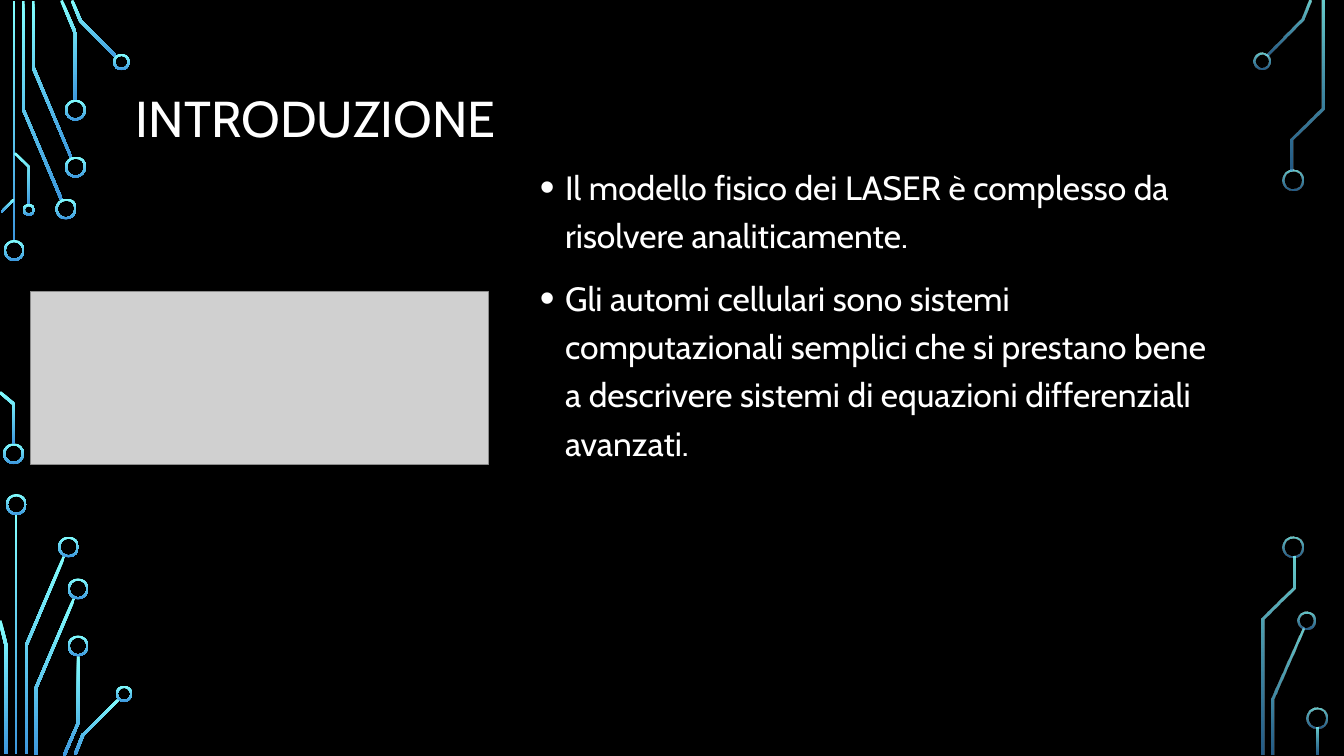
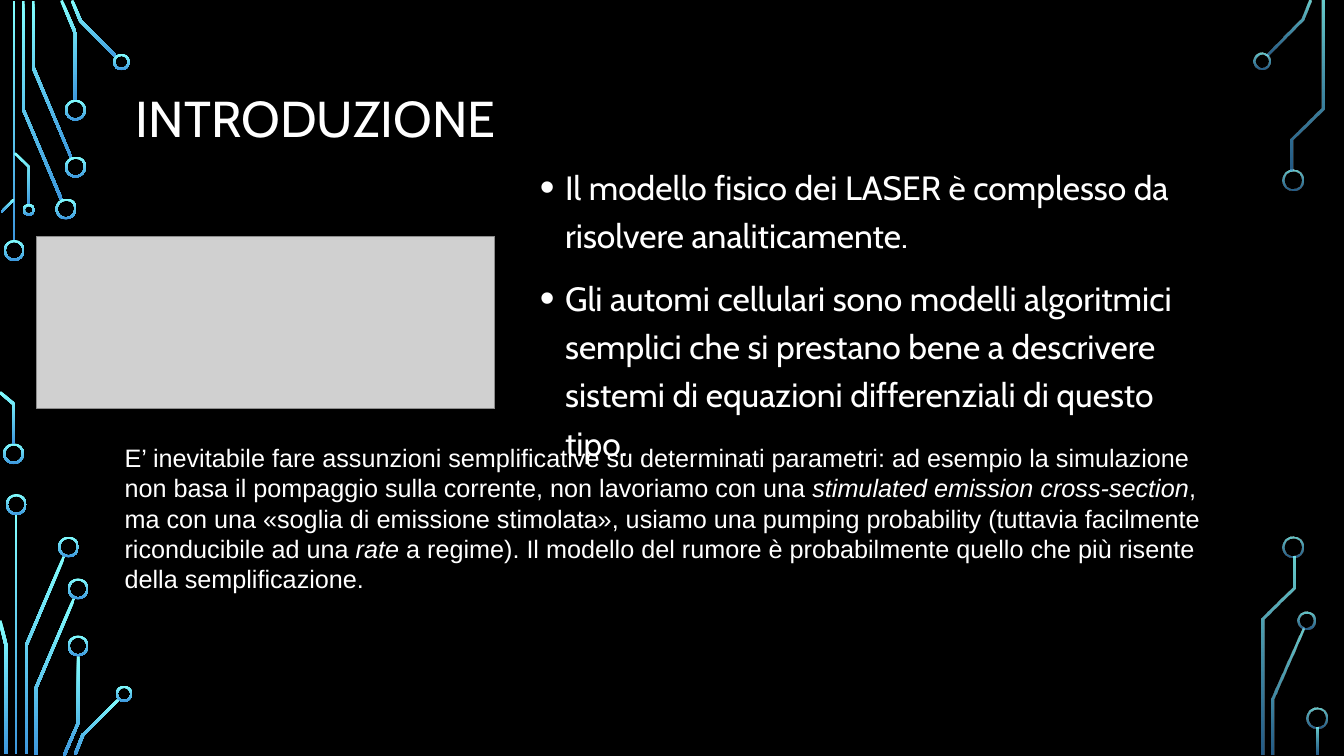
Before and after one commit to Frank01001/LASER-Dynamics-Simulation, a slide deck: slide 2 of Presentation/PresentazioneDispositivi.pptx. Drawn at 1344x756 pixels with LibreOffice and Linux fonts; fonts in the diff are those of the drawing; grey boxes stand for pictures; background and template pictures are left out. Boxes give left, top, right and bottom in pixels: in the first picture for what was removed or moved away, otherwise in the second. Text is boxed around its words. In the diff, an @@ line names an element or a change of style, - is before the commit and + after.

Commit message:
Updated presentation and added a new figure

```diff
--- a/Presentation/PresentazioneDispositivi.pptx
+++ b/Presentation/PresentazioneDispositivi.pptx
@@ picture: place and size @@
-picture at <box>30,291,489,464</box>
+picture at <box>36,236,495,408</box>
@@ text at <box>565,285,1171,415</box>: text changed @@
-• Gli automi cellulari sono sistemi computazionali semplici che si prestano bene a descrivere sistemi di equazioni differenziali avanzati.
+• Gli automi cellulari sono modelli algoritmici semplici che si prestano bene a descrivere sistemi di equazioni differenziali di questo tipo.
@@ text added at <box>125,447,1200,594</box>, 18 pt, text #FFFFFF @@
+E’ inevitabile fare assunzioni semplificative su determinati parametri: ad esempio la simulazione non basa il pompaggio sulla corrente, non lavoriamo con una stimulated emission cross-section, ma con una «soglia di emissione stimolata», usiamo una pumping probability (tuttavia facilmente riconducibile ad una rate a regime). Il modello del rumore è probabilmente quello che più risente della semplificazione.
```
Also in this commit, not shown: 6 other slides changed, 3 slides added, 1 other file.
